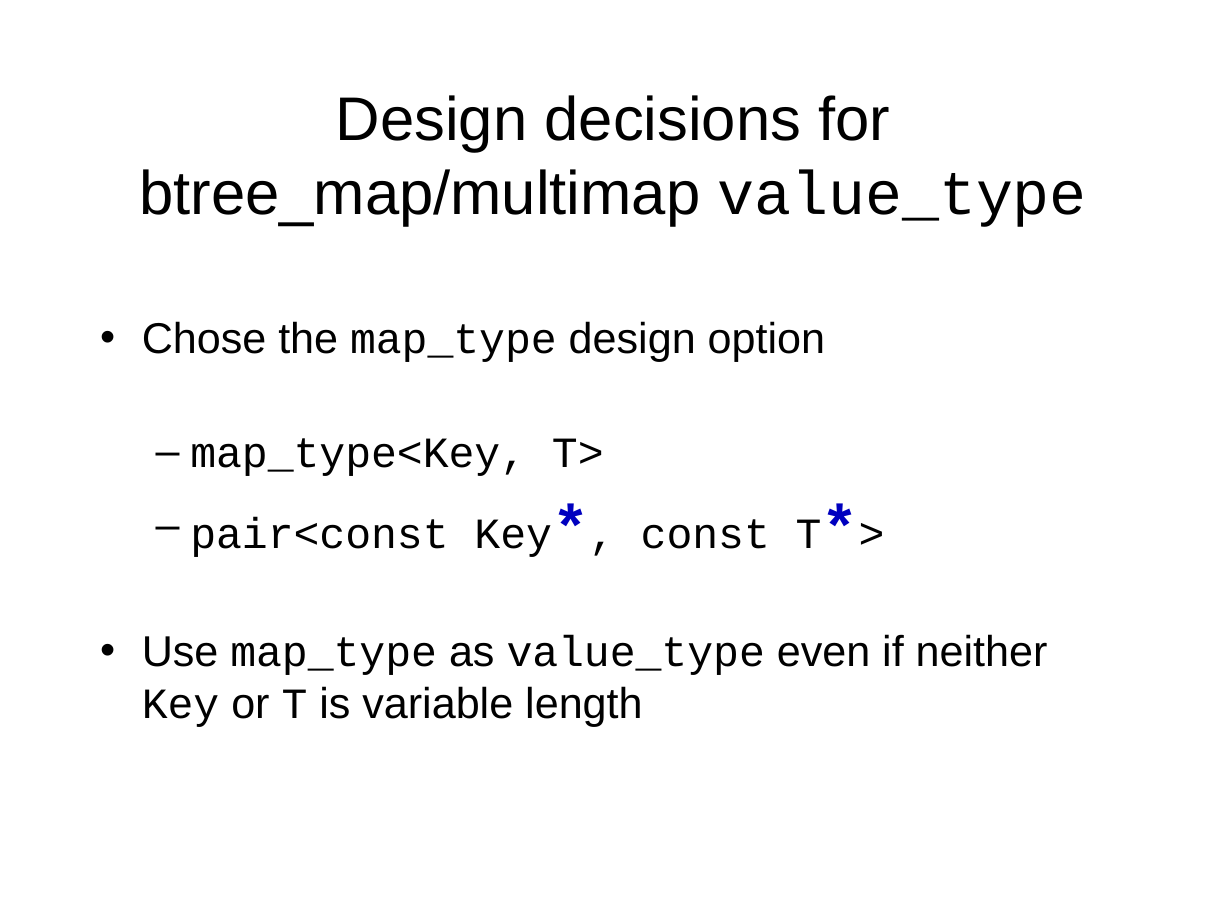
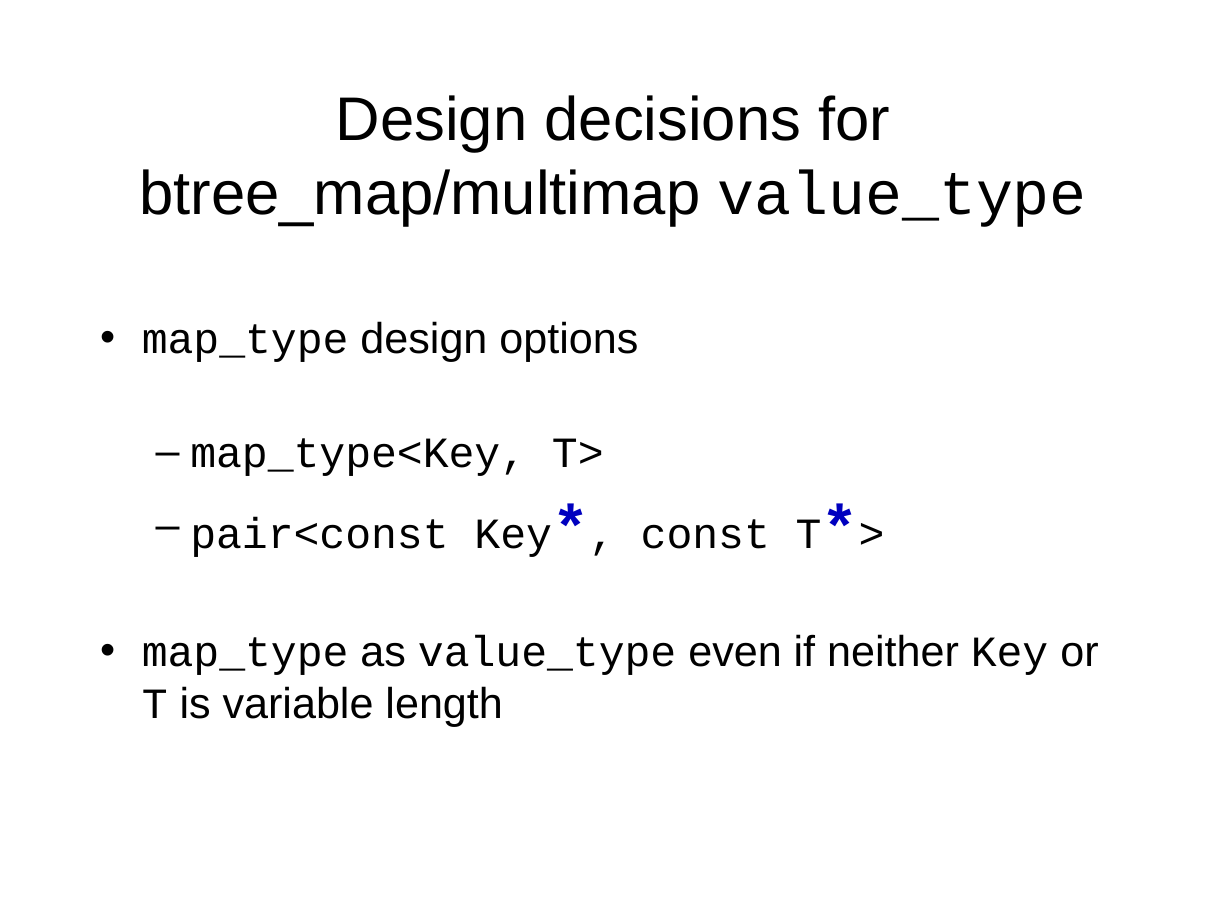
Before and after one commit to Beman/btree, a slide deck: slide 21 of libs/btree/doc/Proposed-B-tree-library.ppt (slide 20 before the commit). Drawn at 1232x924 pixels with LibreOffice and Linux fonts; fonts in the diff are those of the drawing; background and template pictures are left out. Boxes give left, top, right and bottom in pixels: in the first picture for what was removed or moved away, otherwise in the second. Text is boxed around its words. In the diff, an @@ line names an element or a change of style, - is before the commit and + after.

```diff
--- a/libs/btree/doc/Proposed-B-tree-library.ppt
+++ b/libs/btree/doc/Proposed-B-tree-library.ppt
@@ text at box(142, 321, 638, 362): text changed @@
-• Chose the map_type design option
+• map_type design options
@@ text at box(142, 634, 1098, 727): text changed @@
-• Use map_type as value_type even if neither Key or T is variable length
+• map_type as value_type even if neither Key or T is variable length
```
Also in this commit, not shown: 8 other slides changed, 3 slides added, 1 slide removed, 1 other file.
